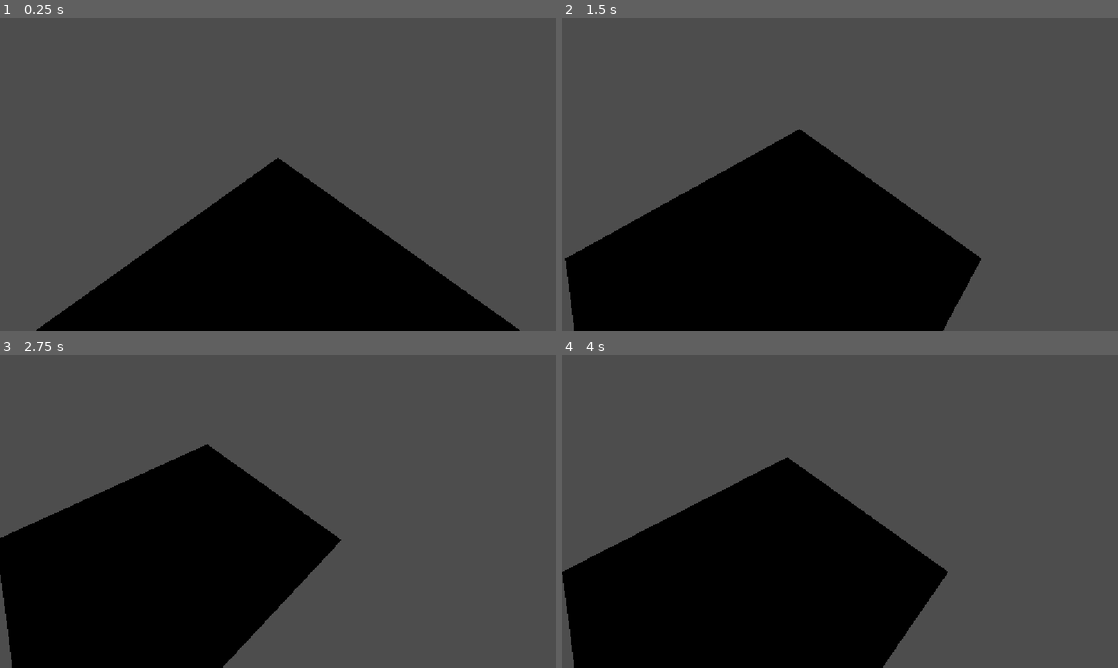
Above: before the commit, frames 1-4 (two rows, left to right).
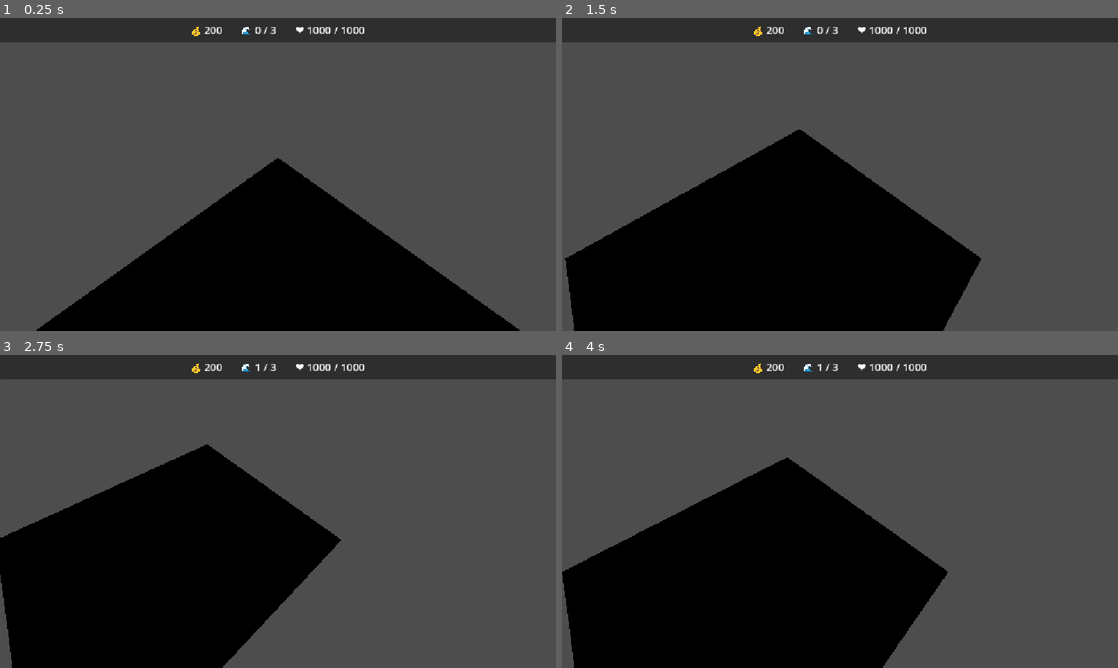
Above: after the commit, the same moments.

Repository: MAQHASKER/tower-defense
Game: Godot game, scene res://scenes/Main.tscn
Same seed, same stepped clock (60 frames per second), same inputs: the game is played once before the commit and once after it.
Inputs (mouse positions are in pixels of both pictures, inside the frame that each line leads up to):
- Up to frame 1 (0.25 s): no input
- Up to frame 2 (1.5 s): tap Enter at 0.5 s; move the mouse to (962, 158) at 0.52 s; hold Right (ui_right) 0.53-1.25 s; click (962, 158) at 0.67 s; drag from (728, 190) to (812, 237) at 1.27 s
- Up to frame 3 (2.75 s): tap Space at 2 s; move the mouse to (333, 442) at 2.02 s; hold Right (ui_right) from 2.03 s (still down)
- Up to frame 4 (4 s): release Right (ui_right) at 2.75 s; drag from (812, 574) to (673, 464) at 2.77 s; tap Enter at 3.5 s; move the mouse to (1006, 558) at 3.52 s; hold Left (ui_left) from 3.53 s (still down)

The runs differ from the first frame. In frame 1, 7.7% of the frame differs, in the area x 0-100%, y 0-8%; in frame 2, 7.7%; in frame 3, 7.7%; in frame 4, 7.7%.

Commit message:
Добавил WaveSpawner, stages.json

Diff:
--- /dev/null
+++ b/data/stages.json
@@ -0,0 +1,13 @@
+{
+  "stages": [
+	{
+	  "id": 1,
+	  "name": "Деревня",
+	  "waves": [
+		{ "enemies": [{"type": "goblin", "count": 5}] },
+		{ "enemies": [{"type": "goblin", "count": 8}] },
+		{ "enemies": [{"type": "goblin", "count": 12}] }
+	  ]
+	}
+  ]
+}
--- a/scenes/Main.tscn
+++ b/scenes/Main.tscn
@@ -2,6 +2,8 @@
 
 [ext_resource type="Script" uid="uid://bbfmh31pc0xnk" path="res://scripts/Main.gd" id="1_rvslj"]
 [ext_resource type="Script" uid="uid://drfsb1mi483wd" path="res://scripts/CameraController.gd" id="2_0bbpv"]
+[ext_resource type="Script" uid="uid://c4vr8wkgpb84d" path="res://scripts/WaveSpawner.gd" id="2_rarhs"]
+[ext_resource type="PackedScene" uid="uid://c36webiv4r64f" path="res://scenes/ui/HUD.tscn" id="3_0bbpv"]
 
 [node name="Main" type="Node3D" unique_id=1797040545]
 script = ExtResource("1_rvslj")
@@ -10,5 +12,10 @@
 
 [node name="Entities" type="Node3D" parent="." unique_id=1879566030]
 
+[node name="WaveSpawner" type="Node3D" parent="." unique_id=1445646236]
+script = ExtResource("2_rarhs")
+
 [node name="Camera" type="Camera3D" parent="." unique_id=2043334383]
 script = ExtResource("2_0bbpv")
+
+[node name="HUD" parent="." unique_id=954579090 instance=ExtResource("3_0bbpv")]
--- /dev/null
+++ b/scenes/ui/HUD.tscn
@@ -0,0 +1,6 @@
+[gd_scene format=3 uid="uid://c36webiv4r64f"]
+
+[ext_resource type="Script" uid="uid://c43brt3dsulkp" path="res://scripts/ui/HUD.gd" id="1_kw0id"]
+
+[node name="HUD" type="CanvasLayer" unique_id=954579090]
+script = ExtResource("1_kw0id")
--- a/scripts/GameManager.gd
+++ b/scripts/GameManager.gd
@@ -49,6 +49,9 @@
 func next_wave() -> void:
     current_wave += 1
     wave_changed.emit(current_wave, total_waves)
-    if current_wave >= total_waves:
-        is_game_over = true
-        game_won.emit()
+
+func win_game() -> void:
+    if is_game_over:
+        return
+    is_game_over = true
+    game_won.emit()
--- a/scripts/Main.gd
+++ b/scripts/Main.gd
@@ -6,26 +6,10 @@
 var path: Path
 
 func _ready() -> void:
-    GameManager.reset()
-    GameManager.gold_changed.connect(_on_gold_changed)
-    GameManager.base_hp_changed.connect(_on_base_hp_changed)
-    GameManager.game_over.connect(_on_game_over)
-
     path = Path.new()
     build_ground()
     build_path_visual()
-    spawn_test_cube()
-    spawn_test_enemy()
     spawn_test_tower()
-
-func _on_gold_changed(new_gold: int) -> void:
-    print("Золото: ", new_gold)
-
-func _on_base_hp_changed(new_hp: float, max_hp: float) -> void:
-    print("HP ратуши: ", new_hp, "/", max_hp)
-
-func _on_game_over() -> void:
-    print("ПОРАЖЕНИЕ")
 
 func build_ground() -> void:
     var mesh := BoxMesh.new()
--- /dev/null
+++ b/scripts/WaveSpawner.gd
@@ -0,0 +1,75 @@
+extends Node3D
+
+const WAVE_INTERVAL := 15.0   # для теста 15 сек (в дизайне 30)
+const SPAWN_INTERVAL := 0.8   # задержка между врагами внутри волны
+
+var _waves: Array = []
+var _time: float = 0.0
+var _next_wave_index: int = 0
+var _next_wave_time: float = 0.0
+
+var _total_enemies: int = 0
+var _spawned_enemies: int = 0
+var _all_spawned: bool = false
+
+@onready var entities: Node3D = get_parent().get_node("Entities")
+
+func _ready() -> void:
+	_load_stage(1)
+	GameManager.reset()
+	GameManager.total_waves = _waves.size()
+	GameManager.wave_changed.emit(0, _waves.size())
+	_next_wave_time = 2.0   # первая волна через 2 сек
+
+func _load_stage(stage_id: int) -> void:
+	var file := FileAccess.open("res://data/stages.json", FileAccess.READ)
+	if not file:
+		push_error("Не могу открыть stages.json")
+		return
+	var data: Dictionary = JSON.parse_string(file.get_as_text())
+	file.close()
+
+	for stage in data.stages:
+		if stage.id == stage_id:
+			_waves = stage.waves
+			for wave in _waves:
+				for entry in wave.enemies:
+					_total_enemies += entry.count
+			return
+
+func _process(delta: float) -> void:
+	_time += delta
+
+	if not _all_spawned and _next_wave_index < _waves.size():
+		if _time >= _next_wave_time:
+			_start_wave(_next_wave_index)
+			_next_wave_index += 1
+			_next_wave_time = _time + WAVE_INTERVAL
+
+	if _spawned_enemies >= _total_enemies and _total_enemies > 0:
+		_all_spawned = true
+		_check_victory()
+
+func _start_wave(index: int) -> void:
+	GameManager.next_wave()
+	_spawn_wave_async(_waves[index])
+
+func _spawn_wave_async(wave: Dictionary) -> void:
+	for entry in wave.enemies:
+		for i in range(entry.count):
+			_spawn_enemy(entry.type)
+			await get_tree().create_timer(SPAWN_INTERVAL).timeout
+
+func _spawn_enemy(_type: String) -> void:
+	var enemy := Enemy.new()
+	enemy.setup(get_parent().path.cells)   # ← берём path здесь
+	entities.add_child(enemy)
+	_spawned_enemies += 1
+
+func _check_victory() -> void:
+	if GameManager.is_game_over:
+		return
+	var alive := get_tree().get_nodes_in_group("enemies").size()
+	print("Живых врагов: ", alive, " / заспавнено: ", _spawned_enemies, " / всего: ", _total_enemies)
+	if alive == 0:
+		GameManager.win_game()
--- /dev/null
+++ b/scripts/ui/HUD.gd
@@ -0,0 +1,63 @@
+extends CanvasLayer
+
+var _gold_label: Label
+var _wave_label: Label
+var _hp_label: Label
+
+func _ready() -> void:
+    _build_ui()
+    _connect_signals()
+
+    # Показать начальные значения
+    _gold_label.text = "💰 %d" % GameManager.gold
+    _wave_label.text = "🌊 0 / %d" % GameManager.total_waves
+    _hp_label.text = "❤️ %d / %d" % [GameManager.base_hp, GameManager.base_max_hp]
+
+func _build_ui() -> void:
+    var panel := PanelContainer.new()
+    panel.set_anchors_preset(Control.PRESET_TOP_WIDE)
+    panel.offset_bottom = 50
+    add_child(panel)
+
+    var hbox := HBoxContainer.new()
+    hbox.add_theme_constant_override("separation", 40)
+    hbox.alignment = BoxContainer.ALIGNMENT_CENTER
+    panel.add_child(hbox)
+
+    _gold_label = _make_label()
+    _wave_label = _make_label()
+    _hp_label = _make_label()
+
+    hbox.add_child(_gold_label)
+    hbox.add_child(_wave_label)
+    hbox.add_child(_hp_label)
+
+func _make_label() -> Label:
+    var label := Label.new()
+    label.add_theme_font_size_override("font_size", 22)
+    label.vertical_alignment = VERTICAL_ALIGNMENT_CENTER
+    return label
+
+func _connect_signals() -> void:
+    GameManager.gold_changed.connect(_on_gold_changed)
+    GameManager.wave_changed.connect(_on_wave_changed)
+    GameManager.base_hp_changed.connect(_on_hp_changed)
+    GameManager.game_over.connect(_on_game_over)     # ← есть?
+    GameManager.game_won.connect(_on_game_won)       # ← есть?
+
+func _on_gold_changed(new_gold: int) -> void:
+    _gold_label.text = "💰 %d" % new_gold
+
+func _on_wave_changed(current: int, total: int) -> void:
+    _wave_label.text = "🌊 %d / %d" % [current, total]
+
+func _on_hp_changed(new_hp: float, max_hp: float) -> void:
+    _hp_label.text = "❤️ %d / %d" % [new_hp, max_hp]
+
+func _on_game_over() -> void:
+    _wave_label.text = "ПОРАЖЕНИЕ"
+    _wave_label.add_theme_color_override("font_color", Color.RED)
+
+func _on_game_won() -> void:
+    _wave_label.text = "ПОБЕДА!"
+    _wave_label.add_theme_color_override("font_color", Color.GOLD)
Not shown, added: scripts/WaveSpawner.gd.uid
Not shown, added: scripts/ui/HUD.gd.uid
